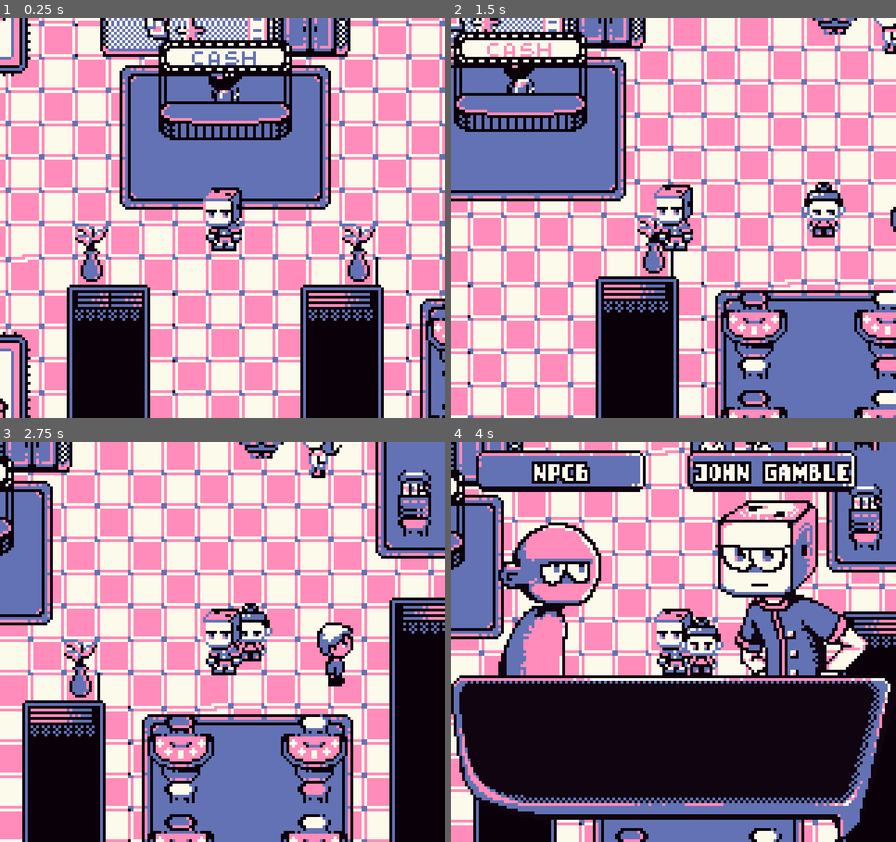
Above: before the commit, frames 1-4 (two rows, left to right).
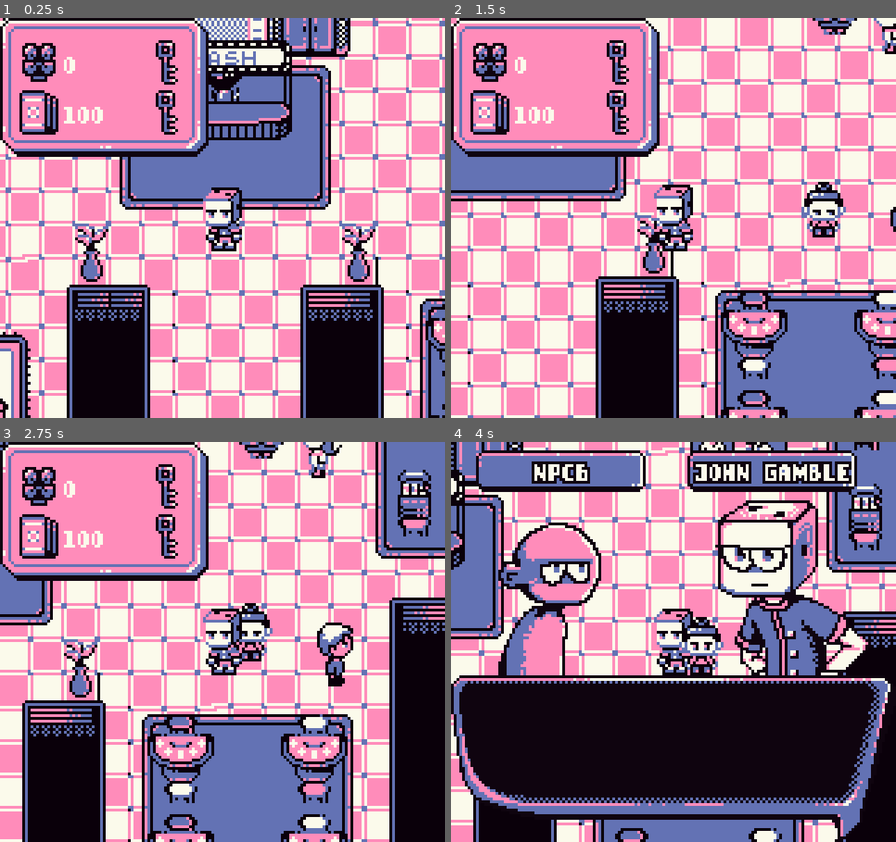
Above: after the commit, the same moments.

Repository: 0xspiderr/gbjam13_gamejam
Game: Godot game, scene res://scenes/game/game.tscn
Same seed, same stepped clock (60 frames per second), same inputs: the game is played once before the commit and once after it.
Inputs:
- Up to frame 1 (0.25 s): no input
- Up to frame 2 (1.5 s): hold D (right) 0.53-1.28 s; hold Space (interact) 0.53-1.28 s; hold S (down) from 1.28 s (still down); tap Space (interact) at 1.35 s
- Up to frame 3 (2.75 s): release S (down) at 2.03 s; hold D (right) from 2.03 s (still down); hold Space (interact) from 2.03 s (still down)
- Up to frame 4 (4 s): release D (right) at 2.78 s; release Space (interact) at 2.78 s; hold W (up) 2.78-3.53 s; tap Space (interact) at 2.85 s; hold A (left) from 3.53 s (still down); hold Space (interact) from 3.53 s (still down)

The runs differ from the first frame. In frame 1, 11% of the frame differs, in the area x 0-47%, y 0-35%; in frame 2, 13%; in frame 3, 11%; in frame 4, nothing differs.

Commit message:
stat ui progress

Diff:
--- a/scenes/game/game.gd
+++ b/scenes/game/game.gd
@@ -5,6 +5,7 @@
 @onready var current_scene: Node = $CurrentScene
 @onready var canvas_layer: CanvasLayer = $CanvasLayer
 @onready var scene_transition: SceneTransition = $SceneTransition
+@onready var stat_ui: Control = $CanvasLayer/StatUI
 
 var current_level: Node2D = null
 var current_enemy: Enemy = null
@@ -16,7 +17,8 @@
 @onready var dialogue_choices: DialogueChoices = %DialogueChoices
 const SHOP_SCENE = preload("res://scenes/shop/shop_scene.tscn")
 const LEVEL_0 = preload("res://scenes/levels/level0.tscn")
-
+const GENERAL_THEME = preload("res://ui/themes/general_theme.tres")
+const COMBAT_THEME = preload("res://ui/themes/health_n_name_combat_ui.tres")
 
 #region BUILTIN METHODS
 func _ready() -> void:
@@ -31,6 +33,9 @@
 	EventBus.exited_dialogue_area.connect(_on_exited_dialogue_area)
 	EventBus.entered_interactable_area.connect(_on_entered_interactable_area)
 	EventBus.exited_interactable_area.connect(_on_exited_interactable_area)
+
+	stat_ui.UpdateLuck(int(PlayerData.luck))
+	stat_ui.UpdateMoney(PlayerData.money)
 
 
 func _input(event: InputEvent) -> void:
@@ -60,10 +65,13 @@
 		if not scene.name.begins_with("Level"):
 			current_scene.get_child(0).queue_free()
 			current_scene.add_child(current_level)
+			stat_ui.UpdateLuck(int(PlayerData.luck))
+			stat_ui.UpdateMoney(PlayerData.money)
 #endregion
 
 
 func _on_start_dialogue() -> void:
+	stat_ui.Hide()  # hide ui while in dialogue
 	PlayerData.is_talking = true
 	if current_npc.name == "Wife":
 		dialogue_ui.set_to_theme(true)
@@ -78,11 +86,18 @@
 
 
 func _on_open_shop() -> void:
+	stat_ui.Hide()
 	PlayerData.is_shopping = true
 	var instance = SHOP_SCENE.instantiate()
 	canvas_layer.add_child(instance)
+	instance.find_child("Shop").shop_closed.connect(_on_close_shop)
 	SoundManager.music_stream_player.stop()
 
+func _on_close_shop():
+	stat_ui.Show()
+	PlayerData.is_shopping = false
+	SoundManager.music_stream_player.stream = SoundManager.OVERWORLD
+	SoundManager.music_stream_player.play()
 
 func _get_current_level() -> void:
 	if current_scene.get_child_count():
@@ -98,9 +113,11 @@
 			instance = scene.instantiate()
 
 		if scene == null:
+			stat_ui.ChangeTheme(GENERAL_THEME, "overworld")
 			SoundManager.change_music_stream(SoundManager.OVERWORLD)
 			scene_transition.set_rect_color(false)
 		elif instance.name.begins_with("Level"):
+			stat_ui.ChangeTheme(COMBAT_THEME, "combat")
 			SoundManager.change_music_stream(SoundManager.COMBAT_LEVEL)
 			scene_transition.set_rect_color(true)
 
@@ -156,17 +173,21 @@
 		canvas_layer.add_child(combat_scene, true)
 		combat_scene.player_death.connect(_on_player_death)
 		combat_scene.enemy_death.connect(_on_enemy_death)
+	stat_ui.Show()
 
 
 func _on_player_death() -> void:
 	canvas_layer.get_child(2).queue_free()
 	current_scene.get_child(0).queue_free()
 	current_scene.add_child(LEVEL_0.instantiate())
-	PlayerData.current_health = PlayerData.max_health
+	PlayerData.current_health = (PlayerData.max_health + PlayerData.extra_health)
 	PlayerData.money=max((PlayerData.money-20),0)
 	print("you die")
 	PlayerData.is_in_combat = false
 	SoundManager.change_music_stream(SoundManager.OVERWORLD)
+	stat_ui.ChangeTheme(GENERAL_THEME, "overworld")
+	stat_ui.UpdateLuck(int(PlayerData.luck))
+	stat_ui.UpdateMoney(PlayerData.money)
 
 func _on_enemy_death() -> void:
 	current_enemy.queue_free()
@@ -176,7 +197,6 @@
 	SoundManager.change_music_stream(SoundManager.COMBAT_LEVEL)
 	PlayerData.is_in_combat = false
 
-
 func _on_end_combat() -> void:
 	PlayerData.toggle_is_in_combat()
 	# after the combat has ended make the current level visible again
@@ -192,6 +212,8 @@
 	# temporary solution until combat is implemented
 	if current_level.name.begins_with("Level"):
 		SoundManager.change_music_stream(SoundManager.COMBAT_LEVEL)
+	stat_ui.UpdateLuck(int(PlayerData.luck))
+	stat_ui.UpdateMoney(PlayerData.money)
 #endregion
 
 
--- a/scenes/game/game.tscn
+++ b/scenes/game/game.tscn
@@ -1,8 +1,9 @@
-[gd_scene load_steps=6 format=3 uid="uid://dscp41dctwy3h"]
+[gd_scene load_steps=7 format=3 uid="uid://dscp41dctwy3h"]
 
 [ext_resource type="Script" uid="uid://crnuy0h8pe3n0" path="res://scenes/game/game.gd" id="1_0sr1o"]
 [ext_resource type="PackedScene" uid="uid://c6onavsfv4e3e" path="res://scenes/levels/level0.tscn" id="2_7h61r"]
 [ext_resource type="PackedScene" uid="uid://3h1q6twd686v" path="res://ui/dialogue/dialogue_ui.tscn" id="3_0sr1o"]
+[ext_resource type="PackedScene" uid="uid://duj2yhejqwaqh" path="res://scenes/ui/stat_ui.tscn" id="3_5i0tg"]
 [ext_resource type="PackedScene" path="res://ui/dialogue/dialogue_choices.tscn" id="3_kelw5"]
 [ext_resource type="PackedScene" uid="uid://daf5guf6an8ld" path="res://ui/scene_transition/scene_transition.tscn" id="5_lfrn8"]
 
@@ -15,6 +16,8 @@
 
 [node name="CanvasLayer" type="CanvasLayer" parent="."]
 
+[node name="StatUI" parent="CanvasLayer" instance=ExtResource("3_5i0tg")]
+
 [node name="DialogueChoices" parent="CanvasLayer" instance=ExtResource("3_kelw5")]
 unique_name_in_owner = true
 visible = false
--- a/scenes/shop/shop.gd
+++ b/scenes/shop/shop.gd
@@ -8,6 +8,8 @@
 var currentPage:int
 var currentItem:int
 @export var popupOpen:bool = false
+
+signal shop_closed
 
 func ShowItems(startIndex):
 	for ind in range(0, 3):
@@ -62,9 +64,7 @@
 			if focusedButton != null:
 				focusedButton.pressed.emit()
 		if Input.is_action_just_pressed("exit"):
-			PlayerData.is_shopping = false
-			SoundManager.music_stream_player.stream = SoundManager.OVERWORLD
-			SoundManager.music_stream_player.play()
+			emit_signal("shop_closed")
 			get_parent().queue_free()
 
 func SetFocus(button: Button, section:Variant):
--- /dev/null
+++ b/scenes/ui/stat_ui.tscn
@@ -0,0 +1,55 @@
+[gd_scene load_steps=6 format=3 uid="uid://duj2yhejqwaqh"]
+
+[ext_resource type="Script" uid="uid://c6dlwqagiujdb" path="res://stat_ui.gd" id="1_v6flk"]
+[ext_resource type="Theme" uid="uid://detj406ixpum0" path="res://ui/themes/general_theme.tres" id="2_v6flk"]
+[ext_resource type="Texture2D" uid="uid://d4f5ff4bo04us" path="res://assets/ui_icons/luck_icon.png" id="3_h32m3"]
+[ext_resource type="Texture2D" uid="uid://bjvyh8ul8phcn" path="res://assets/ui_icons/money-icon.png" id="4_d721n"]
+[ext_resource type="Texture2D" uid="uid://1dhttya4ae3w" path="res://assets/ui_icons/key-icon.png" id="5_04sy5"]
+
+[node name="StatUI" type="Control"]
+layout_mode = 3
+anchors_preset = 0
+script = ExtResource("1_v6flk")
+
+[node name="Panel" type="Panel" parent="."]
+layout_mode = 0
+offset_right = 75.0
+offset_bottom = 50.0
+theme = ExtResource("2_v6flk")
+
+[node name="Luck" type="Node2D" parent="Panel"]
+position = Vector2(14, 16)
+
+[node name="Icon" type="Sprite2D" parent="Panel/Luck"]
+texture = ExtResource("3_h32m3")
+
+[node name="Text" type="Label" parent="Panel/Luck"]
+offset_left = 8.0
+offset_top = -7.0
+offset_right = 31.0
+offset_bottom = 6.0
+theme = ExtResource("2_v6flk")
+text = "100"
+vertical_alignment = 1
+
+[node name="Money" type="Node2D" parent="Panel"]
+position = Vector2(14, 34)
+
+[node name="Icon" type="Sprite2D" parent="Panel/Money"]
+texture = ExtResource("4_d721n")
+
+[node name="Text" type="Label" parent="Panel/Money"]
+offset_left = 8.0
+offset_top = -7.0
+offset_right = 31.0
+offset_bottom = 6.0
+text = "100"
+vertical_alignment = 1
+
+[node name="Key1" type="Sprite2D" parent="."]
+position = Vector2(60, 16)
+texture = ExtResource("5_04sy5")
+
+[node name="Key2" type="Sprite2D" parent="."]
+position = Vector2(60, 34)
+texture = ExtResource("5_04sy5")
--- a/singletons/player_data.gd
+++ b/singletons/player_data.gd
@@ -17,6 +17,7 @@
 var is_selecting_choice: bool = false
 var can_interact: bool = false
 var money: int = 100 # to test minigames
+var keys_obtained:int = 0
 
 
 func toggle_is_in_combat() -> void:
--- a/stat_ui.gd
+++ b/stat_ui.gd
@@ -1 +1,47 @@
 extends Control
+
+@onready var panel: Panel = $Panel
+@onready var luck: Node2D = $Panel/Luck
+@onready var money: Node2D = $Panel/Money
+@onready var key_1: Sprite2D = $Key1
+@onready var key_2: Sprite2D = $Key2
+
+@onready var current_theme:String = "overworld"
+
+func ChangeTheme(new_theme, theme_string):
+	current_theme = theme_string
+	panel.theme = new_theme
+	luck.find_child("Text").theme = new_theme
+	money.find_child("Text").theme = new_theme
+	match current_theme:
+		"overworld":
+			luck.find_child("Icon").texture = load("res://assets/ui_icons/luck_icon.png")
+			money.find_child("Icon").texture = load("res://assets/ui_icons/money_icon.png")
+			key_1.texture = load("res://assets/ui_icons/key-icon.png")
+			key_2.texture = load("res://assets/ui_icons/key-icon.png")
+		"combat":
+			luck.find_child("Icon").texture = load("res://assets/ui_icons/luck_icon_recolor.png")
+			money.find_child("Icon").texture = load("res://assets/ui_icons/money_icon_recolored.png")
+			key_1.texture = load("res://assets/ui_icons/key-icon-recolored.png")
+			key_2.texture = load("res://assets/ui_icons/key-icon-recolored.png")
+
+func UpdateLuck(new):
+	luck.find_child("Text").text = str(new)
+
+func UpdateMoney(new):
+	money.find_child("Text").text = str(new)
+
+func Show():
+	self.visible = true
+	UpdateLuck(int(PlayerData.luck))
+	UpdateMoney(PlayerData.money)
+
+func Hide():
+	self.visible = false
+
+func ShowKey(key):
+	match key:
+		1:
+			key_1.visible = true
+		2:
+			key_2.visible = true
